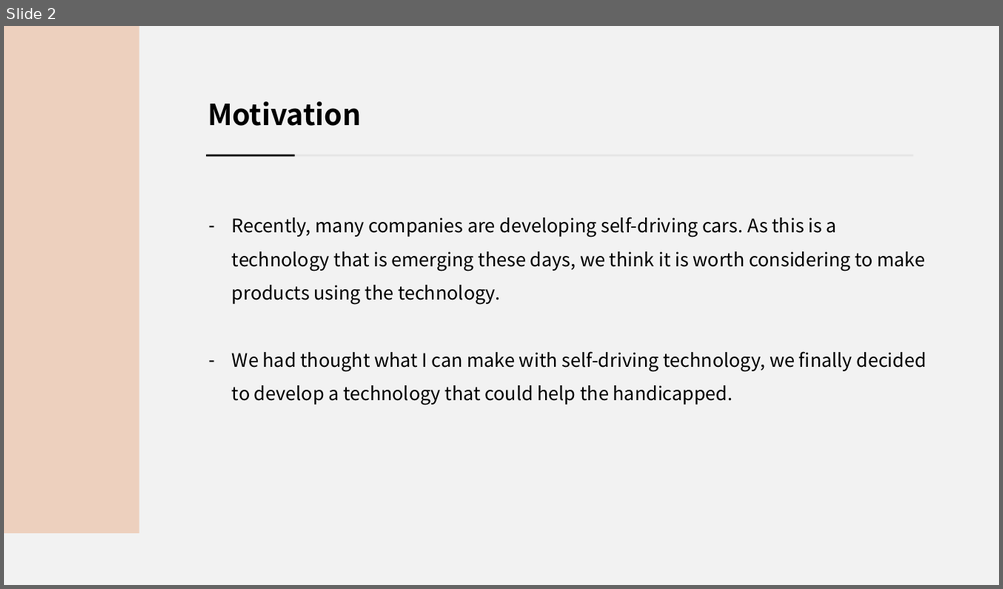
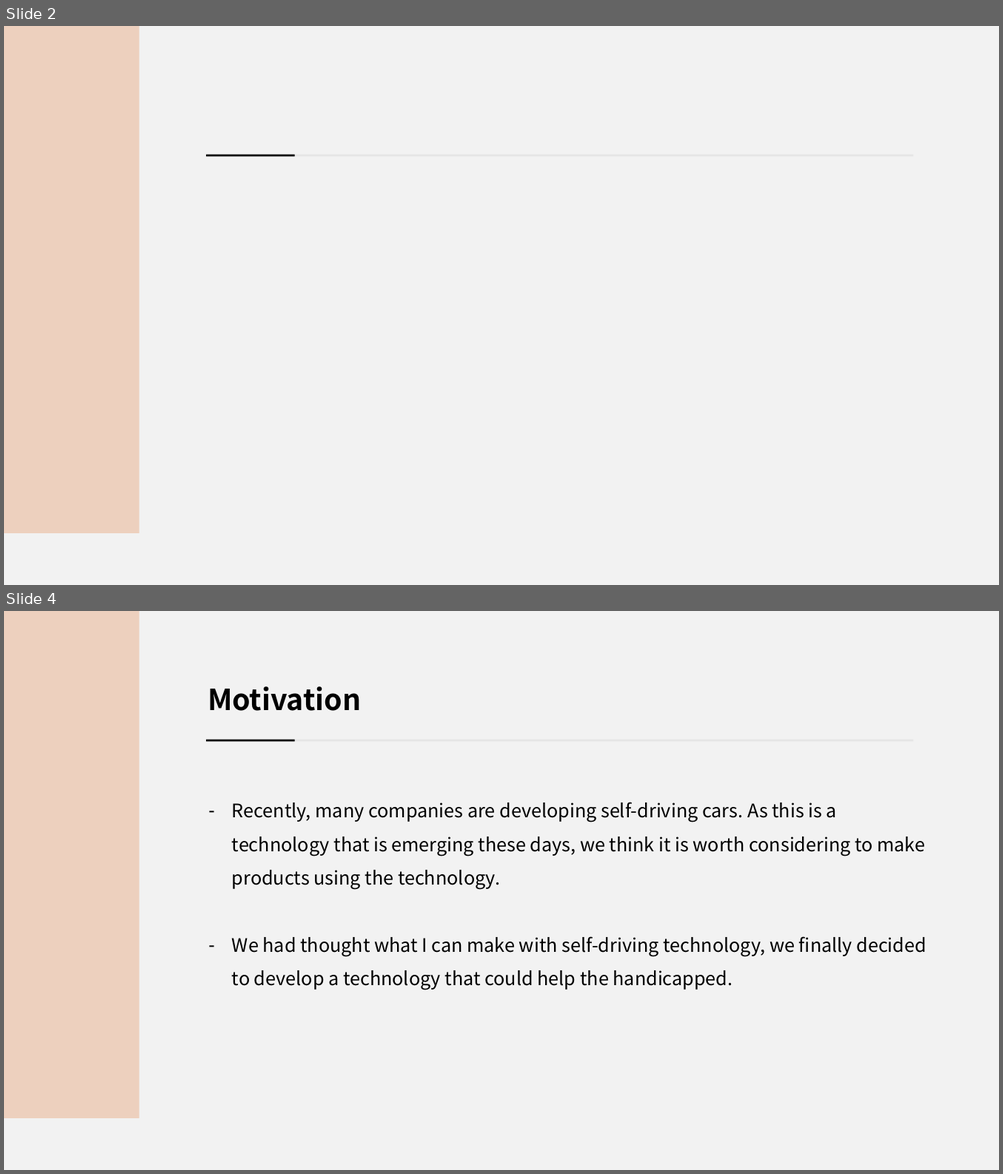
Before and after one commit to jsotouto/ICARUS, a slide deck: ICARUS 발표자료.pptx. Shown one above the other, each under a label of ours: slide 2 before the commit, slides 2 and 4 after it; the slides between them are not shown. The pictures are 1003x589 and 1003x1174 pixels, drawn with LibreOffice and Linux fonts; fonts in the diff are those of the drawing. Boxes give left, top, right and bottom in pixels: in the first picture for what was removed or moved away, otherwise in the second. Text is boxed around its words. In the diff, an @@ line names an element or a change of style, - is before the commit and + after.

```diff
--- a/ICARUS 발표자료.pptx
+++ b/ICARUS 발표자료.pptx
@@ slide 2 added at <box>4,26,999,585</box>, background #F2F2F2 @@
@@ rectangle added at <box>4,26,139,534</box>, fill #EDD0BE @@
@@ line added from (205, 156) to (913, 156), #E5E5E5 2 pt @@
@@ line added from (206, 156) to (295, 156), #000000 2 pt @@
@@ what was slide 2 is now slide 4 @@
```
Also in this commit, not shown: 2 slides changed, 7 other slides added, 1 slide removed.
